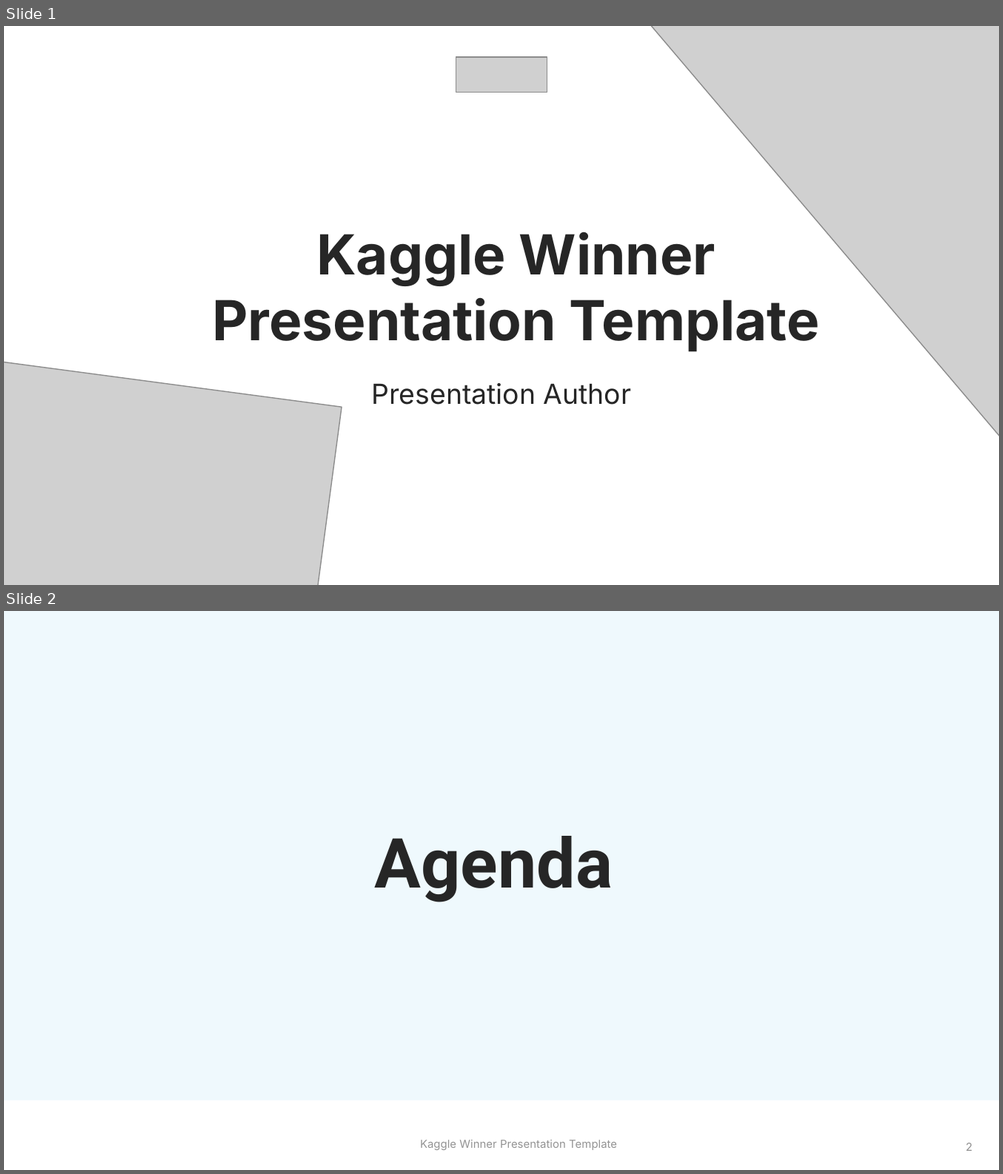
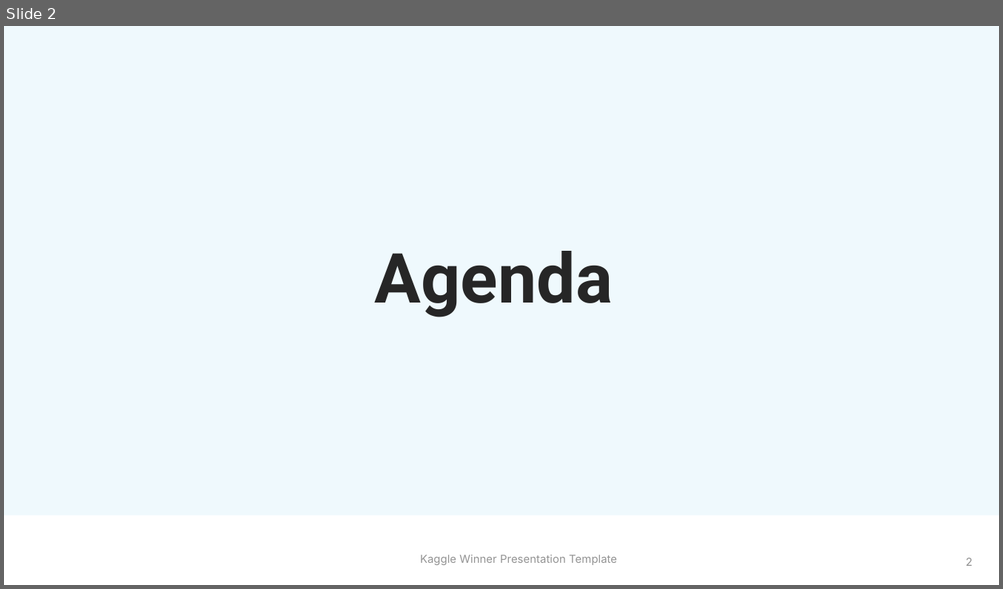
Before and after one commit to 610265158/HMS-eeg-comp, a slide deck: Kaggle Winner Call Template.pptx. Shown one above the other, each under a label of ours: slides 1 and 2 before the commit, slide 2 after it. The pictures are 1003x1174 and 1003x589 pixels, drawn with LibreOffice and Linux fonts; fonts in the diff are those of the drawing; grey boxes stand for pictures; background and template pictures are left out. Boxes give left, top, right and bottom in pixels: in the first picture for what was removed or moved away, otherwise in the second. Text is boxed around its words. In the diff, an @@ line names an element or a change of style, - is before the commit and + after.

```diff
--- a/Kaggle Winner Call Template.pptx
+++ b/Kaggle Winner Call Template.pptx
@@ slide 1 removed at (4, 26, 999, 585), background #046085 @@
@@ rectangle removed at (4, 26, 999, 585) @@
@@ picture removed at (650, 26, 999, 456) @@
@@ picture removed at (455, 57, 547, 92) @@
@@ title removed at (213, 232, 819, 352) @@
-Kaggle Winner Presentation Template
@@ picture removed at (4, 347, 341, 585) @@
@@ text removed at (371, 383, 632, 405) @@
-Presentation Author
```
Also in this commit, not shown: 11 slides changed, 7 slides added, 2 other slides removed.
